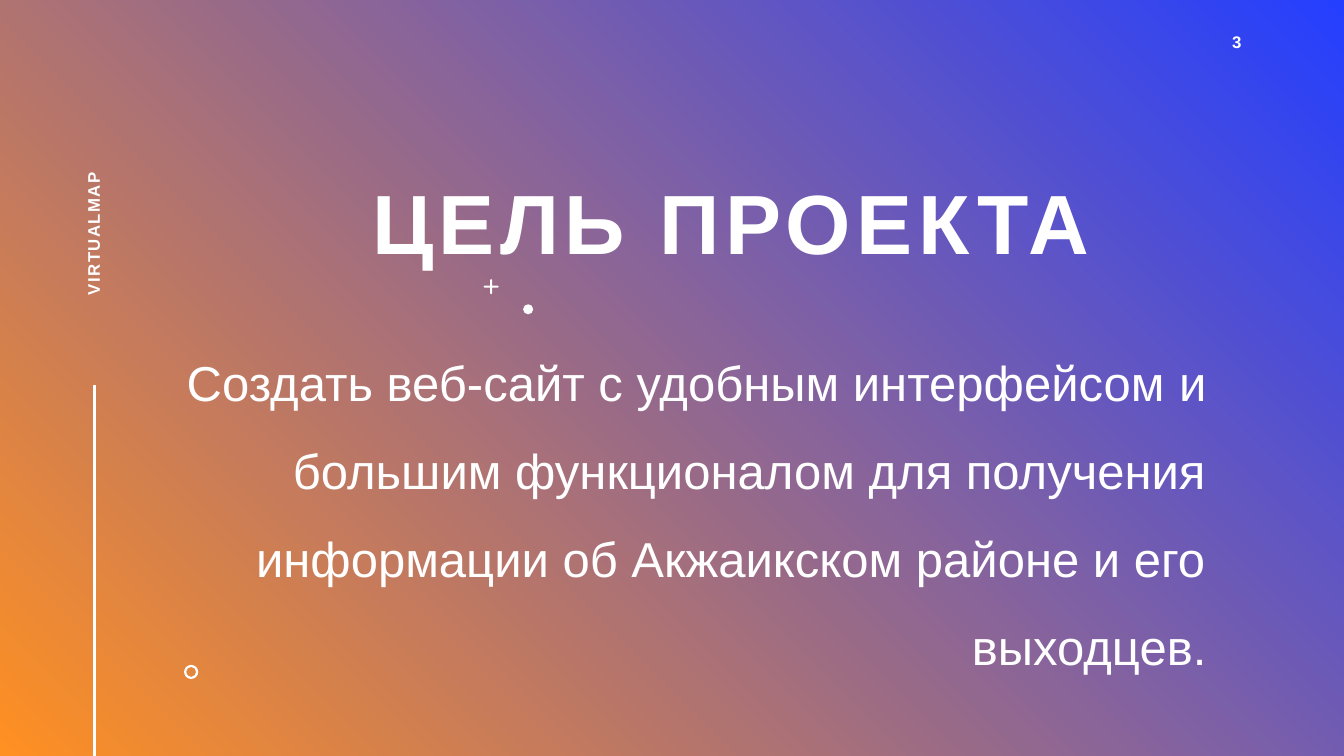
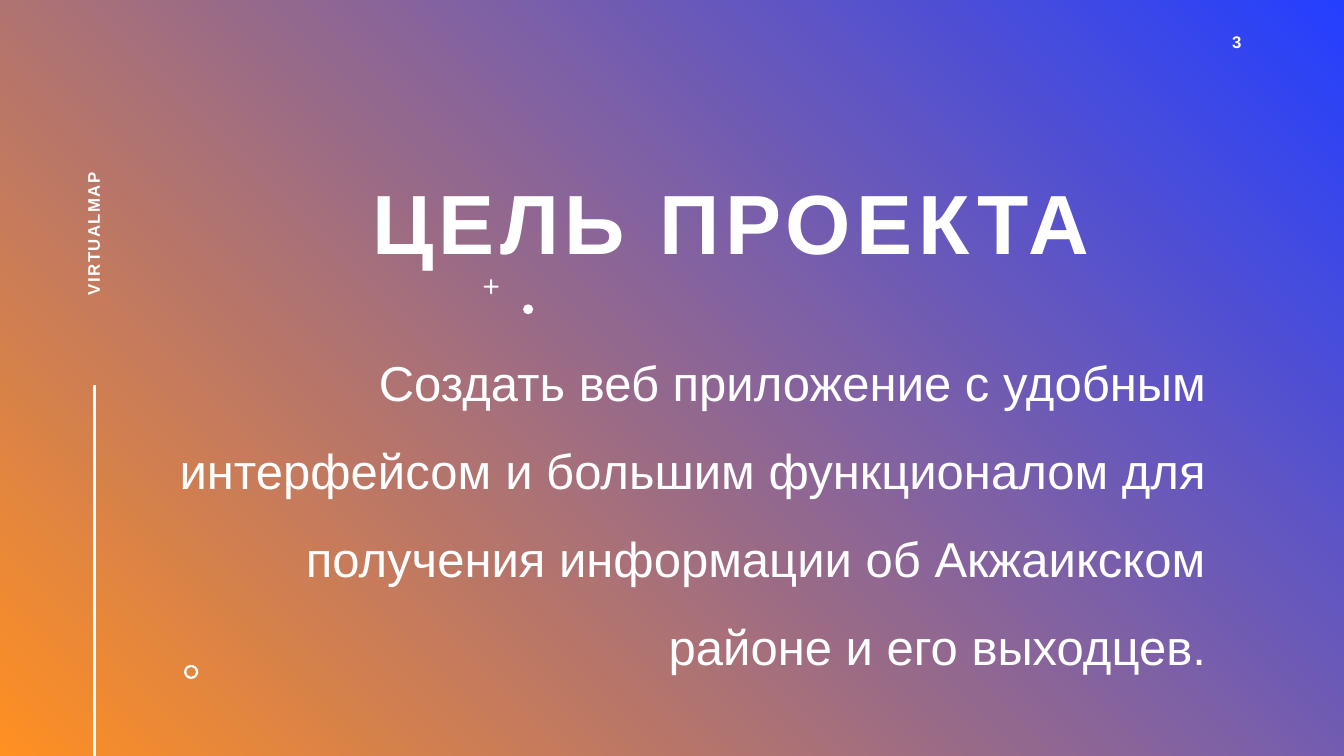
Before and after one commit to Dzhuks/virtualmap, a slide deck: slide 3 of documentation/VirtualMap.pptx. Drawn at 1344x756 pixels with LibreOffice and Linux fonts; fonts in the diff are those of the drawing. Boxes give left, top, right and bottom in pixels: in the first picture for what was removed or moved away, otherwise in the second. Text is boxed around its words. In the diff, an @@ line names an element or a change of style, - is before the commit and + after.

```diff
--- a/documentation/VirtualMap.pptx
+++ b/documentation/VirtualMap.pptx
@@ text at (180,365,1206,675): text changed @@
-Создать веб-сайт с удобным интерфейсом и большим функционалом для получения информации об Акжаикском районе и его выходцев.
+Создать веб приложение с удобным интерфейсом и большим функционалом для получения информации об Акжаикском районе и его выходцев.
```
Also in this commit, not shown: 1 other slide changed.
